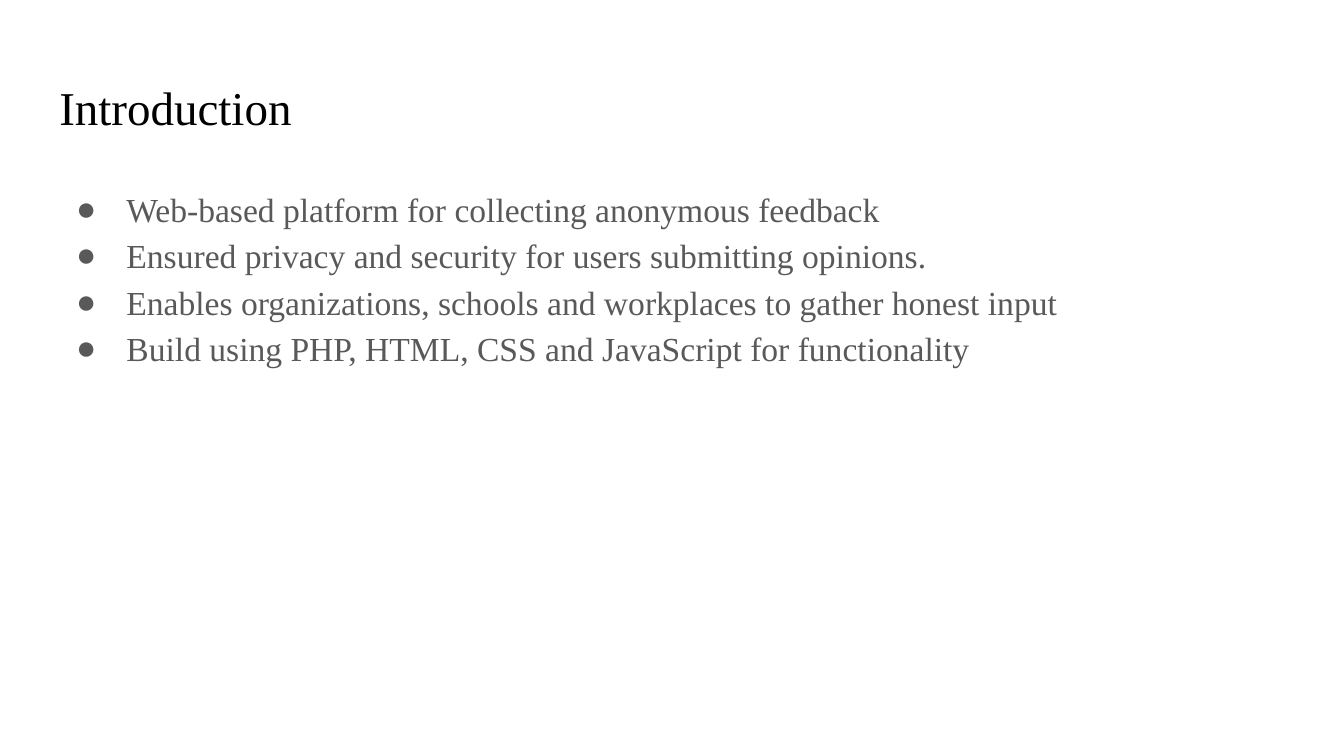
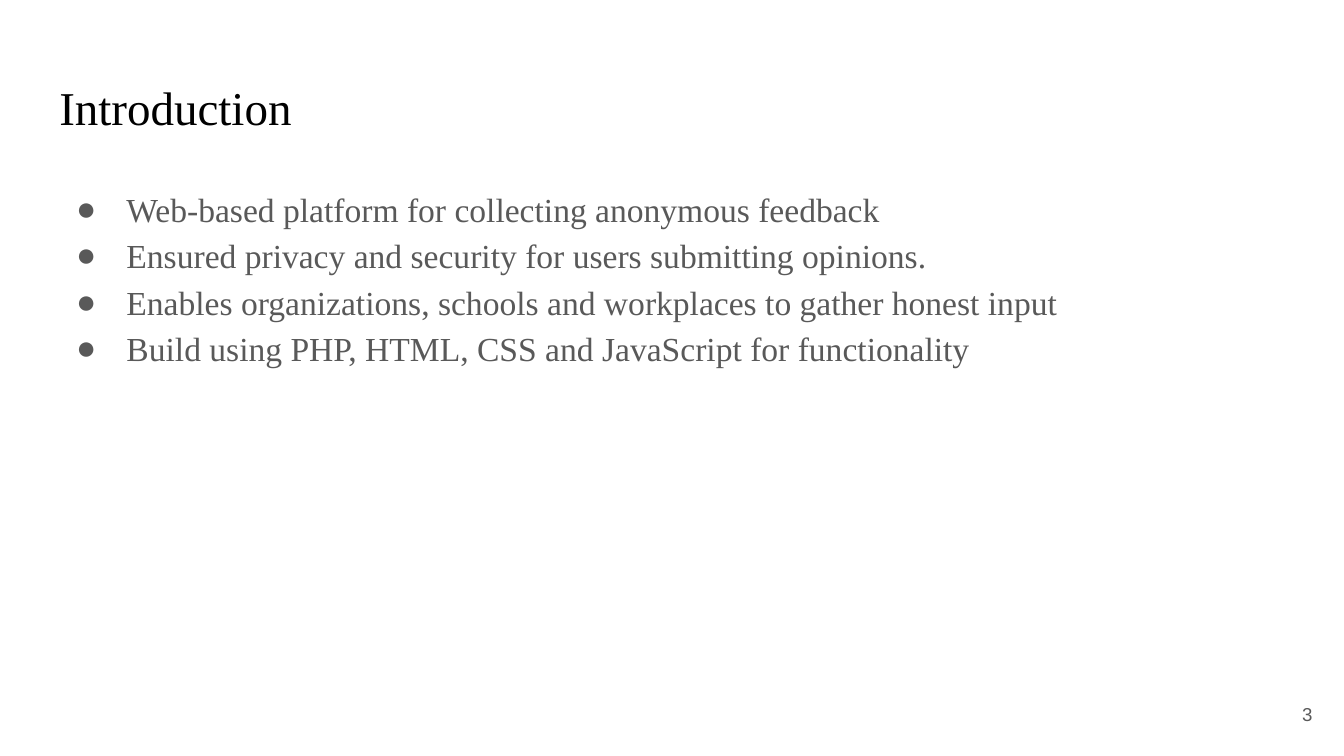
Before and after one commit to Lumineskz/AnonFeedbackWall, a slide deck: slide 3 of Presentations/Proposal Format.pptx. Drawn at 1344x756 pixels with LibreOffice and Linux fonts; fonts in the diff are those of the drawing. Boxes give left, top, right and bottom in pixels: in the first picture for what was removed or moved away, otherwise in the second. Text is boxed around its words. In the diff, an @@ line names an element or a change of style, - is before the commit and + after.

```diff
--- a/Presentations/Proposal Format.pptx
+++ b/Presentations/Proposal Format.pptx
@@ page number added at bbox=[1302, 708, 1312, 721], 10 pt, text #595959 @@
+3
```
Also in this commit, not shown: 14 other slides changed, 1 slide removed, 1 other file.
